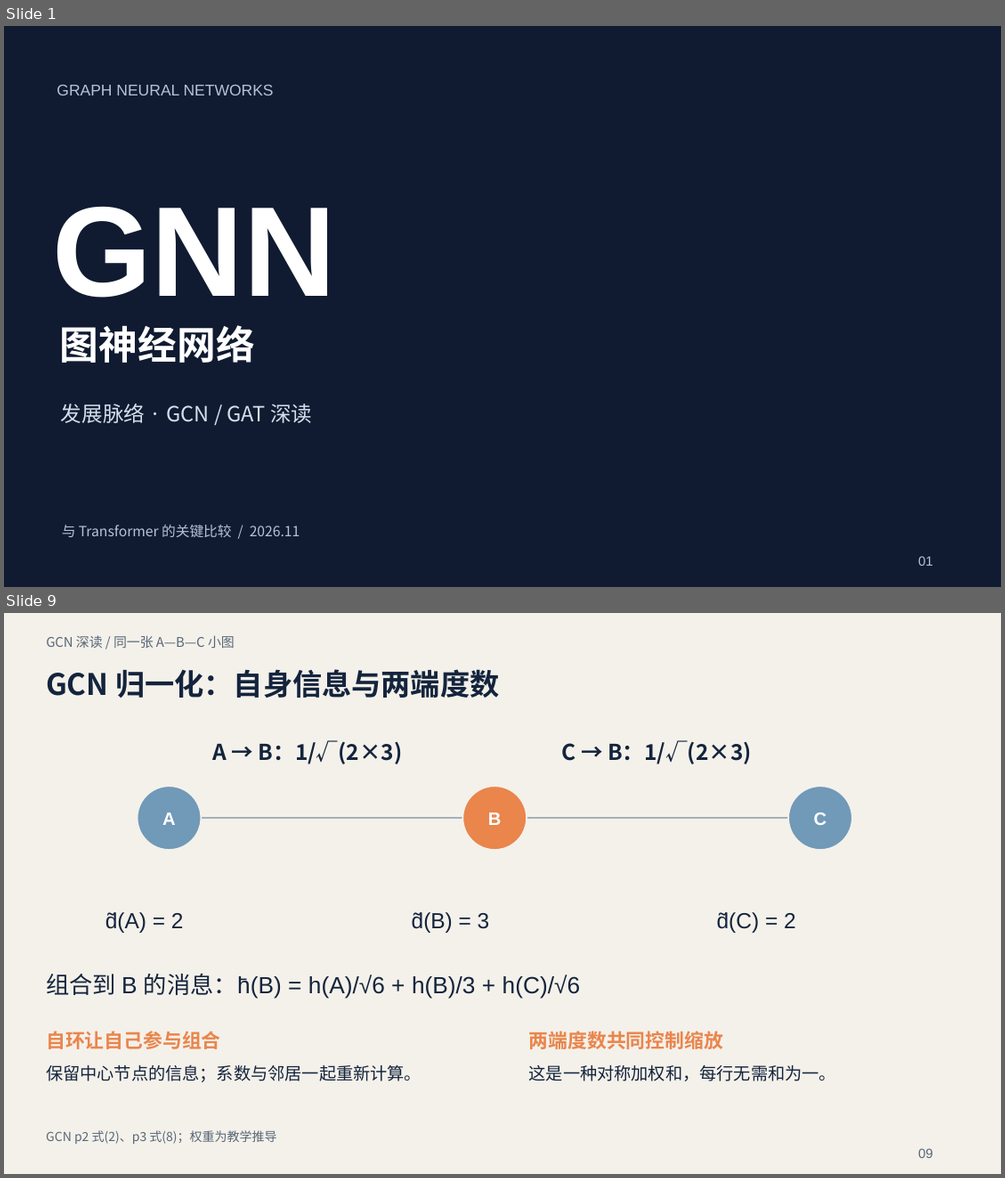
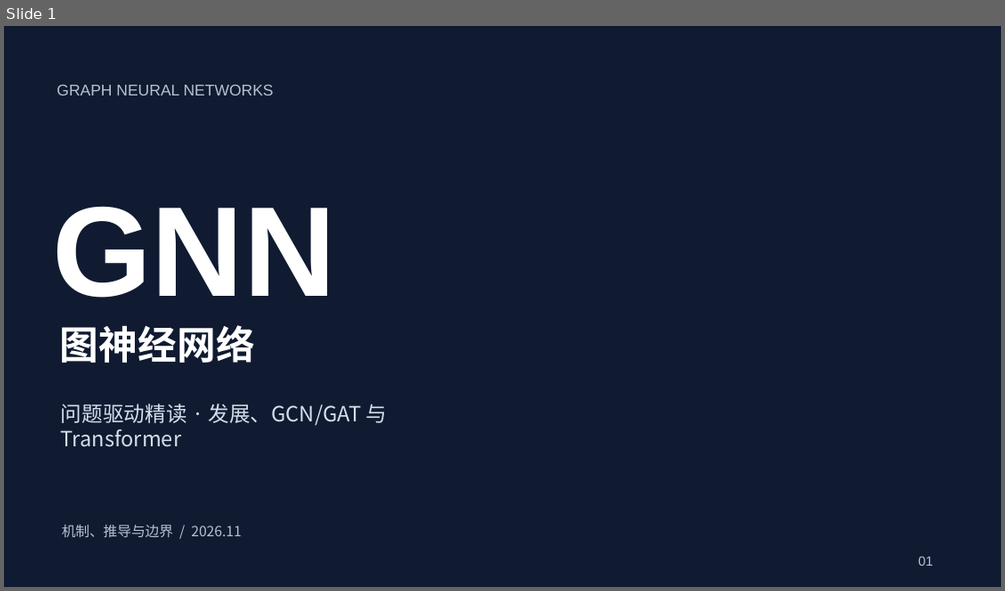
Before and after one commit to guozongzhi/GNN, a slide deck: outputs/presentations/GNN-原理与关键论文.pptx. Shown one above the other, each under a label of ours: slides 1 and 9 before the commit, slide 1 after it; the slides between them are not shown. The pictures are 1005x1178 and 1005x591 pixels, drawn with LibreOffice and Linux fonts; fonts in the diff are those of the drawing; background and template pictures are left out. Boxes give left, top, right and bottom in pixels: in the first picture for what was removed or moved away, otherwise in the second. Text is boxed around its words. In the diff, an @@ line names an element or a change of style, - is before the commit and + after.

```diff
--- a/outputs/presentations/GNN-原理与关键论文.pptx
+++ b/outputs/presentations/GNN-原理与关键论文.pptx
@@ slide 9 removed at [4,613,1001,1174], background #F4F1EA @@
@@ text removed at [46,635,235,648] @@
-GCN 深读 / 同一张 A—B—C 小图
@@ text removed at [46,669,499,698] @@
-GCN 归一化：自身信息与两端度数
@@ text removed at [212,740,403,764] @@
-A → B：1/√(2×3)
@@ text removed at [561,740,752,764] @@
-C → B：1/√(2×3)
@@ ellipse removed at [138,786,201,850] @@
-A
@@ ellipse removed at [463,786,526,850] @@
-B
@@ ellipse removed at [788,786,852,850] @@
-C
@@ line removed from (202, 818) to (463, 818) @@
@@ line removed from (526, 818) to (788, 818) @@
@@ text removed at [105,912,184,933] @@
-d̃(A) = 2
@@ text removed at [412,912,490,933] @@
-d̃(B) = 3
@@ text removed at [717,912,796,933] @@
-d̃(C) = 2
@@ text removed at [46,973,580,998] @@
-组合到 B 的消息：h̄(B) = h(A)/√6 + h(B)/3 + h(C)/√6
@@ text removed at [46,1030,221,1049] @@
-自环让自己参与组合
@@ text removed at [529,1030,723,1049] @@
-两端度数共同控制缩放
@@ text removed at [46,1064,421,1082] @@
-保留中心节点的信息；系数与邻居一起重新计算。
@@ text removed at [529,1065,836,1081] @@
-这是一种对称加权和，每行无需和为一。
@@ text removed at [46,1130,276,1143] @@
-GCN p2 式(2)、p3 式(8)；权重为教学推导
@@ text removed at [918,1148,933,1158] @@
-09
@@ slide 1 changed as well @@
@@ text at [61,403,388,447]: text changed @@
-发展脉络 · GCN / GAT 深读
+问题驱动精读 · 发展、GCN/GAT 与 Transformer
@@ text at [62,524,242,537]: text changed @@
-与 Transformer 的关键比较 / 2026.11
+机制、推导与边界 / 2026.11
```
Also in this commit, not shown: 7 other slides changed, 25 slides added, 17 other slides removed, 5 other files.
